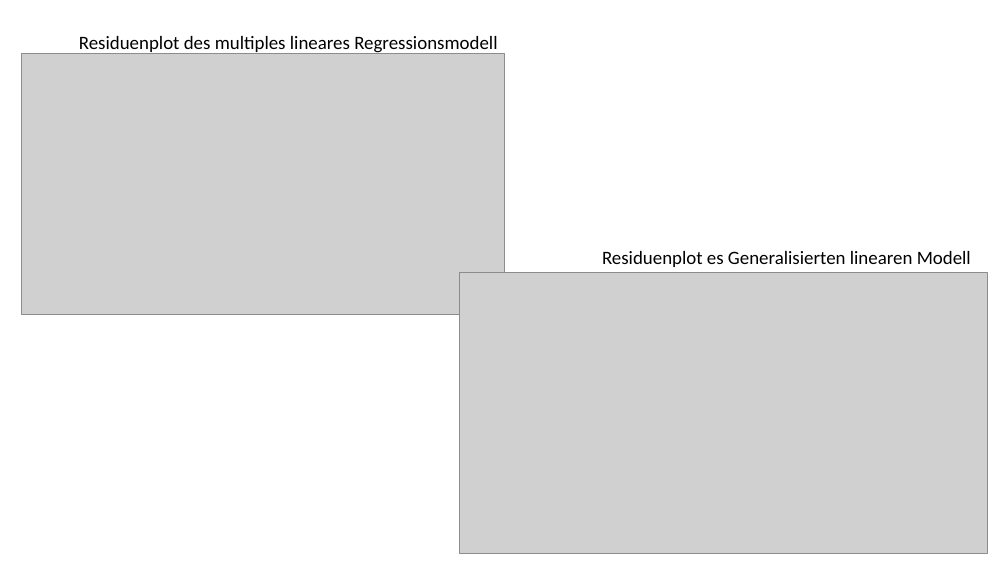
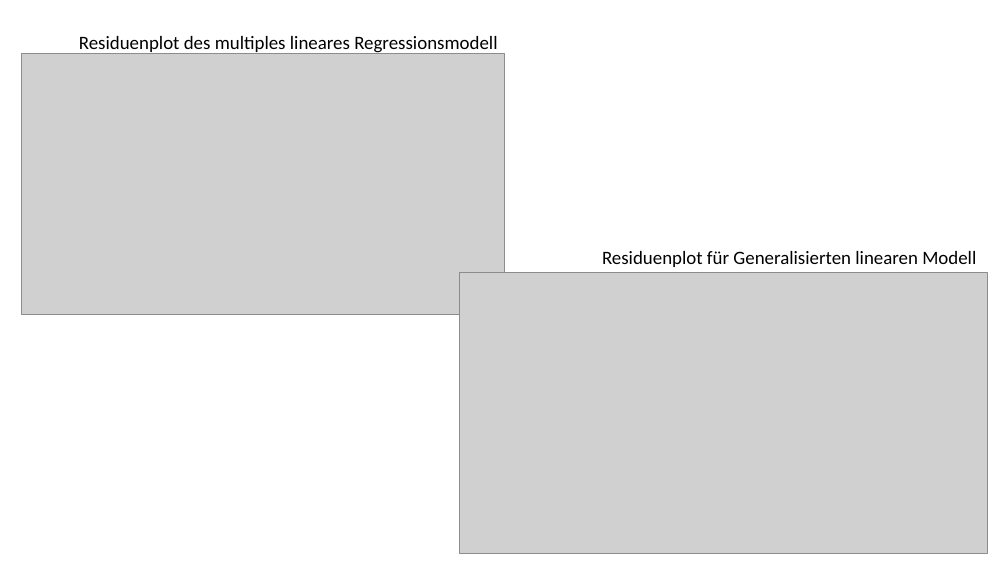
Before and after one commit to Kati77/Praktikum-Erdbeben, a slide deck: slide 28 of PP.pptx (slide 26 before the commit). Drawn at 1008x567 pixels with LibreOffice and Linux fonts; fonts in the diff are those of the drawing; grey boxes stand for pictures. Boxes give left, top, right and bottom in pixels: in the first picture for what was removed or moved away, otherwise in the second. Text is boxed around its words. In the diff, an @@ line names an element or a change of style, - is before the commit and + after.

```diff
--- a/PP.pptx
+++ b/PP.pptx
@@ text at [602,251,976,267]: text changed @@
-Residuenplot es Generalisierten linearen Modell
+Residuenplot für Generalisierten linearen Modell
```
Also in this commit, not shown: 11 other slides changed, 2 slides added.
